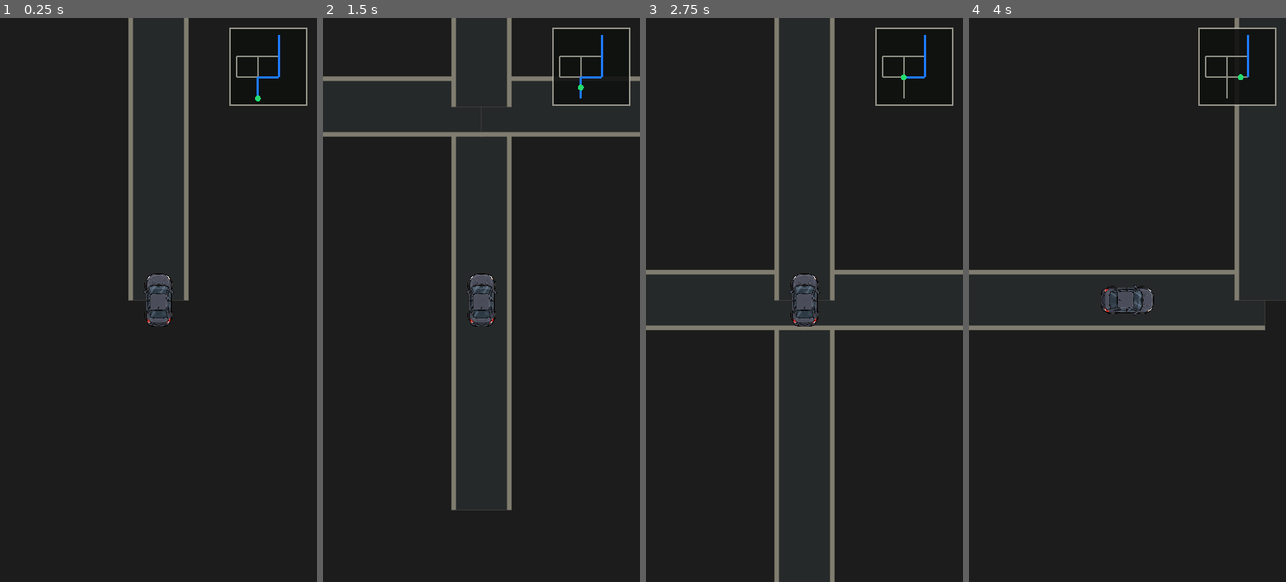
Above: before the commit, frames 1-4 (left to right).
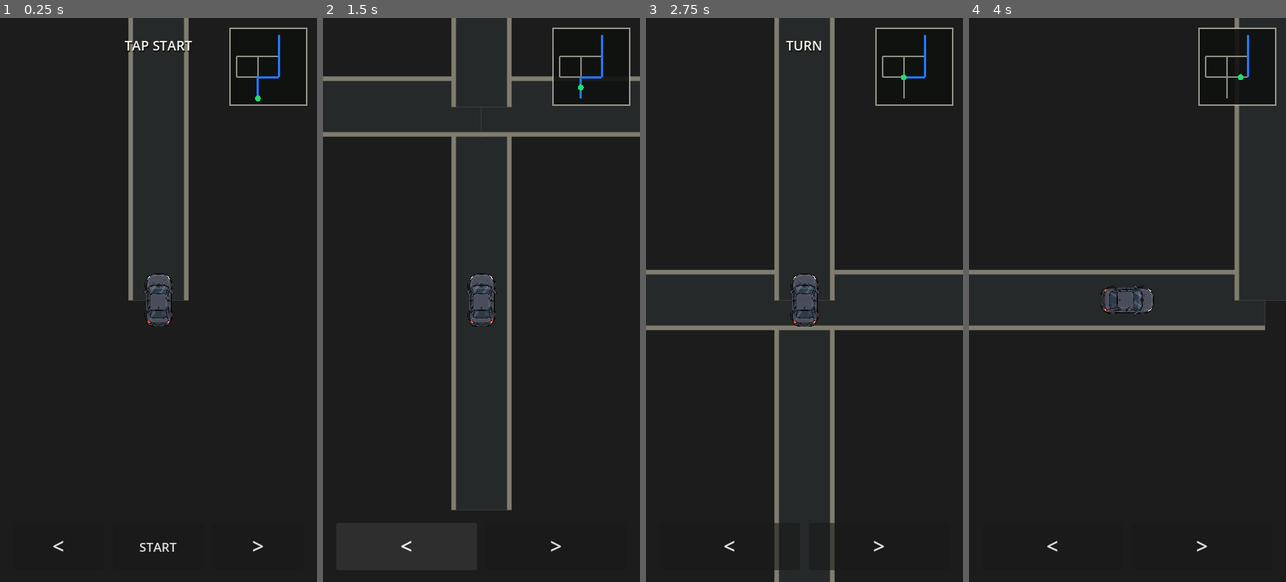
Above: after the commit, the same moments.

Repository: patrickcallahancomedy/comedian
Game: Godot game, scene res://scenes/drive/drive_module.tscn
Two runs of this game, one before a commit and one after it. Both use one fixed random seed, a clock stepped at 60 frames per second and the inputs below.
Inputs (mouse positions are in pixels of both pictures, inside the frame that each line leads up to):
- Up to frame 1 (0.25 s): no input
- Up to frame 2 (1.5 s): click "START" at 0.5 s; click "<" at 1.25 s
- Up to frame 3 (2.75 s): tap Enter (ui_accept) at 2, 2.27 s; move the mouse to (874, 271) at 2.02 s; hold Right from 2.03 s (still down); tap Space at 2.1 s; click (874, 271) at 2.17 s
- Up to frame 4 (4 s): release Right at 2.75 s; click ">" at 2.75 s; drag from (1064, 328) to (1111, 412) at 3.52 s

The runs differ from the first frame. In frame 1, 0.3% of the frame differs, in the area x 16-84%, y 4-95%; in frame 2, less than 0.1%; in frame 3, 0.4%, in the area x 24-76%, y 4-98%; in frame 4, less than 0.1%.

Commit message:
DRIVE v0.14 restore touch controls above road layer

Diff:
--- a/godot/scenes/drive/drive_module.tscn
+++ b/godot/scenes/drive/drive_module.tscn
@@ -47,6 +47,7 @@
 text = "NEIGHBORHOOD"
 
 [node name="StatusLabel" type="Label" parent="." unique_id=683560994]
+z_index = 4
 layout_mode = 0
 offset_left = 72.0
 offset_top = 24.0
@@ -73,6 +74,7 @@
 stretch_mode = 5
 
 [node name="TouchControls" type="HBoxContainer" parent="." unique_id=162859420]
+z_index = 4
 layout_mode = 0
 offset_left = 18.0
 offset_top = 684.0
@@ -103,6 +105,7 @@
 
 [node name="Arrival" type="PanelContainer" parent="."]
 visible = false
+z_index = 5
 layout_mode = 0
 offset_left = 25.0
 offset_top = 230.0
